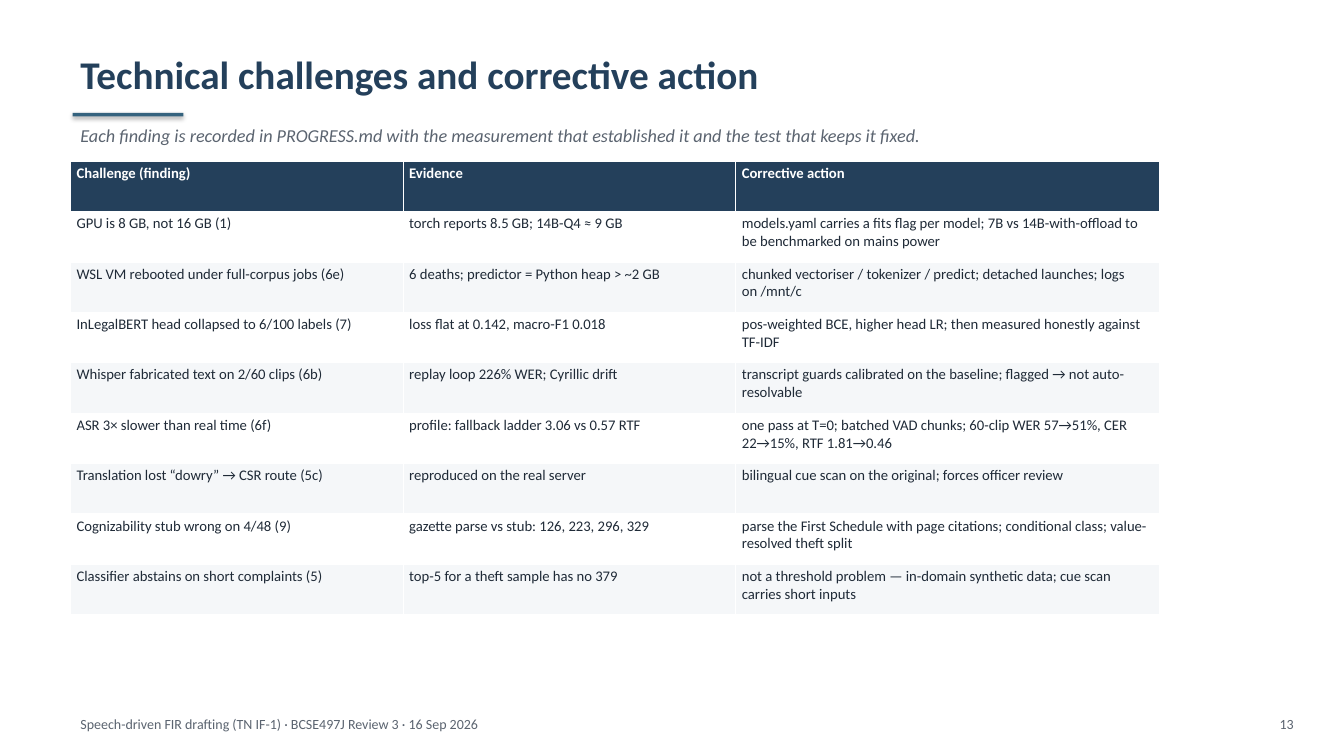
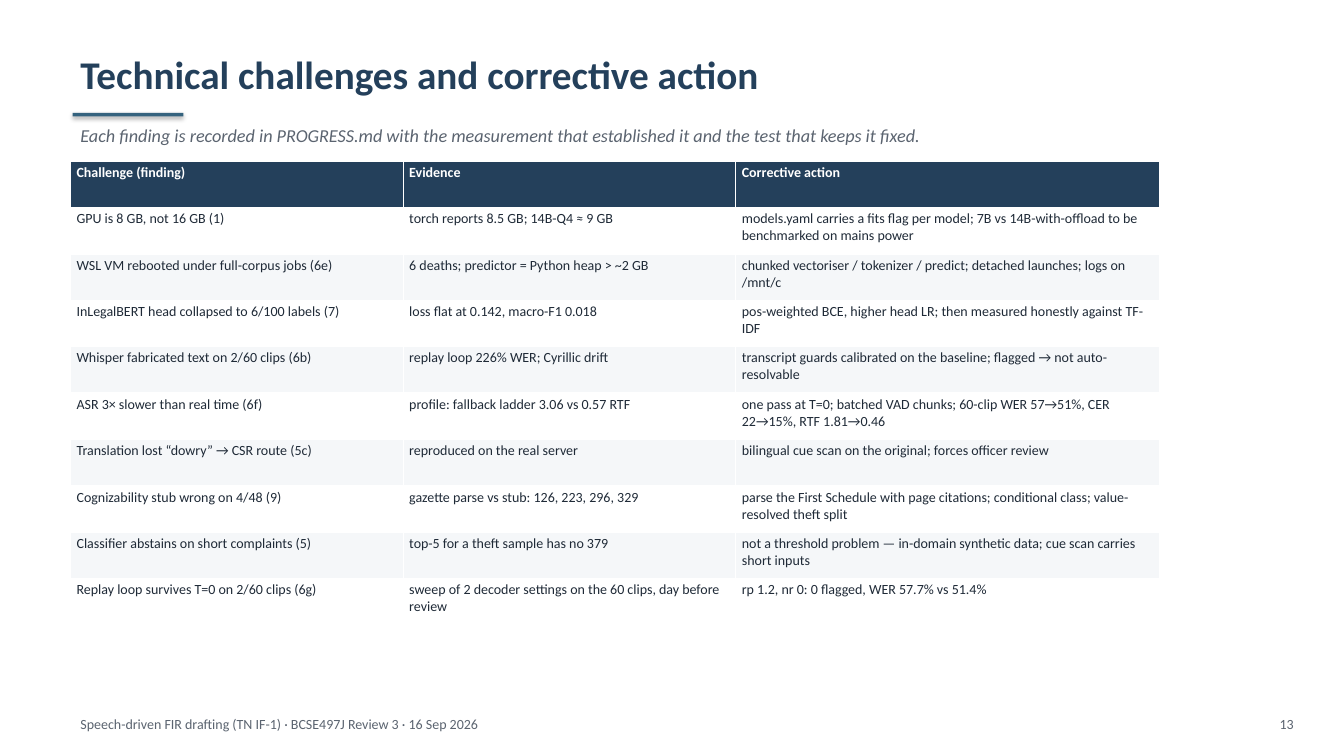
Before and after one commit to Maaadhavq/fir-tn-capstone, a slide deck: slide 13 of Review3_Presentation.pptx. Drawn at 1344x756 pixels with LibreOffice and Linux fonts; fonts in the diff are those of the drawing. Boxes give left, top, right and bottom in pixels: in the first picture for what was removed or moved away, otherwise in the second. Text is boxed around its words. In the diff, an @@ line names an element or a change of style, - is before the commit and + after.

Commit message:
Review 3 eve: speech-driven officer page, audit log, decoder-brake sweep (6g, negative), PROJECT_CONTEXT handoff
- index.html: microphone recording (MediaRecorder) and audio upload -> /v1/complaint/audio
- app.py: sync audio handler, MIME/suffix allowlist (415), 25 MB cap (413), graph lock, FIR_PREWARM=1
- serving/audit.py: append-only JSONL of every draft (hashes, never text); /v1/health audit_entries
- WhisperAsr: repetition_penalty / no_repeat_ngram_size knobs; 60-clip sweep rejected them (finding 6g)
- run_asr_baseline: --model, --repetition-penalty, --no-repeat-ngram-size, --files
- PROJECT_CONTEXT.md: long-form handoff for teammates and LLMs building slides
- tests: 376 pass (webm/opus decode via PyAV, 415/413/400, audit log)

```diff
--- a/Review3_Presentation.pptx
+++ b/Review3_Presentation.pptx
@@ table at [71,161,1159,625] @@
+row 10: Replay loop survives T=0 on 2/60 clips (6g) | sweep of 2 decoder settings on the 60 clips, day before review | rp 1.2, nr 0: 0 flagged, WER 57.7% vs 51.4%
```
Also in this commit, not shown: 4 other slides changed, 23 other files.
